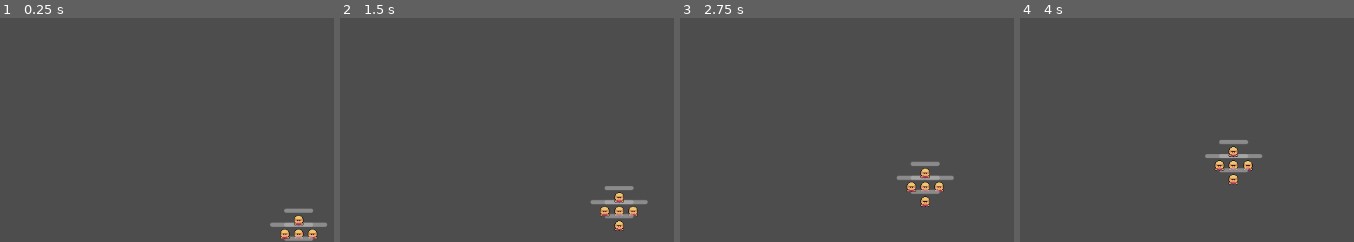
Above: before the commit, frames 1-4 (left to right).
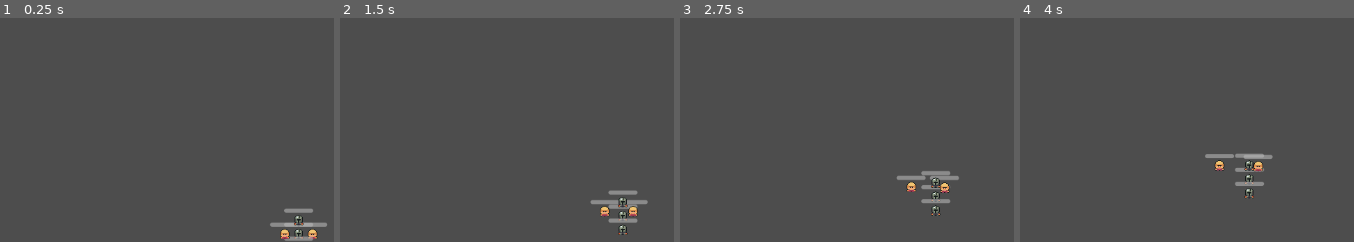
Above: after the commit, the same moments.

Repository: lm98/team-survival
Game: Godot game, scene res://scenes/game.tscn
Two runs of this game, one before a commit and one after it. Both use one fixed random seed, a clock stepped at 60 frames per second and the inputs below. The engine's default icon, where the game draws it, is replaced by a stand-in: a white triangle on a blue panel in a dark square.
Inputs (mouse positions are % of the whole screen's width and height, from its top left):
- Up to frame 1 (0.25 s): no input
- Up to frame 2 (1.5 s): tap Enter at 0.5 s; move the mouse to (69, 45) at 0.52 s; click (69, 45) at 0.6 s; move the mouse to (19, 55) at 1.27 s; click (19, 55) at 1.35 s
- Up to frame 3 (2.75 s): move the mouse to (55, 28) at 2.02 s; click (55, 28) at 2.1 s
- Up to frame 4 (4 s): move the mouse to (37, 70) at 2.77 s; click (37, 70) at 2.85 s; move the mouse to (79, 65) at 3.52 s; click (79, 65) at 3.6 s
The pictures show only the part of the screen within x 50-100%, y 50-100%; the shares and areas given below are measured in that part.

The runs differ from the first frame. In frame 1, 0.2% of the frame differs, in the area x 88-92%, y 87-99%; in frame 2, 1.1%; in frame 3, 1.3%, in the area x 69-84%, y 64-89%; in frame 4, 1.3%.

Commit message:
feat: add skeleton enemy and knight player

Diff:
--- a/scenes/enemy.tscn
+++ b/scenes/enemy.tscn
@@ -1,38 +1,28 @@
-[gd_scene load_steps=6 format=3 uid="uid://umg8v7j1bp4i"]
+[gd_scene load_steps=4 format=3 uid="uid://umg8v7j1bp4i"]
 
 [ext_resource type="Script" path="res://scripts/enemy.gd" id="1_yam6n"]
-[ext_resource type="Texture2D" uid="uid://dntcraeinvwhf" path="res://icon.svg" id="2_wwfjh"]
 [ext_resource type="PackedScene" uid="uid://bj6kr4ty7c8f3" path="res://scenes/health_component.tscn" id="3_cptos"]
 
-[sub_resource type="RectangleShape2D" id="RectangleShape2D_r74sd"]
-size = Vector2(120, 120)
-
-[sub_resource type="CircleShape2D" id="CircleShape2D_38v0m"]
+[sub_resource type="SpriteFrames" id="SpriteFrames_4n6vp"]
 
 [node name="Enemy" type="CharacterBody2D"]
 collision_layer = 5
 script = ExtResource("1_yam6n")
-speed = 50
 
-[node name="Icon" type="Sprite2D" parent="."]
-position = Vector2(-0.6, 0.4)
-scale = Vector2(0.1, 0.1)
-texture = ExtResource("2_wwfjh")
+[node name="AnimatedSprite2D" type="AnimatedSprite2D" parent="."]
+sprite_frames = SubResource("SpriteFrames_4n6vp")
 
 [node name="CollisionShape2D" type="CollisionShape2D" parent="."]
-position = Vector2(-0.6, 0.4)
 scale = Vector2(0.1, 0.1)
-shape = SubResource("RectangleShape2D_r74sd")
 
 [node name="HealthComponent" parent="." instance=ExtResource("3_cptos")]
 position = Vector2(0, -8)
 
-[node name="Hitbox" type="Area2D" parent="."]
+[node name="Hurtbox" type="Area2D" parent="."]
 collision_layer = 0
 collision_mask = 2
 
-[node name="CollisionShape2D" type="CollisionShape2D" parent="Hitbox"]
-shape = SubResource("CircleShape2D_38v0m")
+[node name="CollisionShape2D" type="CollisionShape2D" parent="Hurtbox"]
 
 [connection signal="health_depleted" from="HealthComponent" to="." method="_on_health_component_health_depleted"]
-[connection signal="body_entered" from="Hitbox" to="." method="_on_hitbox_body_entered"]
+[connection signal="body_entered" from="Hurtbox" to="." method="_on_hitbox_body_entered"]
--- a/scenes/game.tscn
+++ b/scenes/game.tscn
@@ -1,7 +1,7 @@
 [gd_scene load_steps=6 format=3 uid="uid://cg4hkp5e5mkx8"]
 
 [ext_resource type="PackedScene" uid="uid://dnm0gyvqhxihe" path="res://scenes/player_team.tscn" id="1_n5eul"]
-[ext_resource type="PackedScene" uid="uid://umg8v7j1bp4i" path="res://scenes/enemy.tscn" id="2_60l1a"]
+[ext_resource type="PackedScene" uid="uid://dox0nvi5tnwm7" path="res://scenes/skeleton.tscn" id="3_0e35p"]
 [ext_resource type="PackedScene" uid="uid://danomup8bjwpg" path="res://scenes/enemy_spawner.tscn" id="3_fpdir"]
 [ext_resource type="Script" path="res://scripts/spawn_info.gd" id="4_k13gr"]
 
@@ -9,7 +9,7 @@
 script = ExtResource("4_k13gr")
 time_start = 0
 time_end = 60
-enemy_res = ExtResource("2_60l1a")
+enemy_res = ExtResource("3_0e35p")
 enemy_number = 1
 spawn_delay = 1
 
--- /dev/null
+++ b/scenes/knight.tscn
@@ -0,0 +1,87 @@
+[gd_scene load_steps=12 format=3 uid="uid://guywc3twavcq"]
+
+[ext_resource type="Script" path="res://scripts/team_member.gd" id="1_1abfy"]
+[ext_resource type="PackedScene" uid="uid://bj6kr4ty7c8f3" path="res://scenes/health_component.tscn" id="2_imqb6"]
+[ext_resource type="Texture2D" uid="uid://dbrxy7k8eijxk" path="res://assets/sprites/Knight.png" id="2_sfwla"]
+
+[sub_resource type="AtlasTexture" id="AtlasTexture_5c7gr"]
+atlas = ExtResource("2_sfwla")
+region = Rect2(0, 0, 16, 16)
+
+[sub_resource type="AtlasTexture" id="AtlasTexture_w5lo0"]
+atlas = ExtResource("2_sfwla")
+region = Rect2(0, 0, 16, 16)
+
+[sub_resource type="AtlasTexture" id="AtlasTexture_cl5i0"]
+atlas = ExtResource("2_sfwla")
+region = Rect2(0, 16, 16, 16)
+
+[sub_resource type="AtlasTexture" id="AtlasTexture_r55h1"]
+atlas = ExtResource("2_sfwla")
+region = Rect2(0, 32, 16, 16)
+
+[sub_resource type="AtlasTexture" id="AtlasTexture_kl3bm"]
+atlas = ExtResource("2_sfwla")
+region = Rect2(0, 48, 16, 16)
+
+[sub_resource type="SpriteFrames" id="SpriteFrames_0a15o"]
+animations = [{
+"frames": [{
+"duration": 1.0,
+"texture": SubResource("AtlasTexture_5c7gr")
+}],
+"loop": true,
+"name": &"idle",
+"speed": 5.0
+}, {
+"frames": [{
+"duration": 1.0,
+"texture": SubResource("AtlasTexture_w5lo0")
+}, {
+"duration": 1.0,
+"texture": SubResource("AtlasTexture_cl5i0")
+}, {
+"duration": 1.0,
+"texture": SubResource("AtlasTexture_r55h1")
+}, {
+"duration": 1.0,
+"texture": SubResource("AtlasTexture_kl3bm")
+}],
+"loop": true,
+"name": &"move",
+"speed": 5.0
+}]
+
+[sub_resource type="RectangleShape2D" id="RectangleShape2D_5vl7d"]
+size = Vector2(12, 14)
+
+[sub_resource type="CircleShape2D" id="CircleShape2D_enxj6"]
+
+[node name="Knight" type="CharacterBody2D"]
+collision_layer = 3
+script = ExtResource("1_1abfy")
+speed = 40
+
+[node name="AnimatedSprite2D" type="AnimatedSprite2D" parent="."]
+sprite_frames = SubResource("SpriteFrames_0a15o")
+animation = &"idle"
+autoplay = "idle"
+frame_progress = 0.195528
+
+[node name="CollisionShape2D" type="CollisionShape2D" parent="."]
+position = Vector2(0, 1)
+shape = SubResource("RectangleShape2D_5vl7d")
+
+[node name="HealthComponent" parent="." instance=ExtResource("2_imqb6")]
+position = Vector2(0, -10)
+health = 50
+
+[node name="HurtBox" type="Area2D" parent="."]
+collision_layer = 0
+collision_mask = 4
+
+[node name="CollisionShape2D" type="CollisionShape2D" parent="HurtBox"]
+shape = SubResource("CircleShape2D_enxj6")
+
+[connection signal="health_depleted" from="HealthComponent" to="." method="_on_health_component_health_depleted"]
+[connection signal="body_entered" from="HurtBox" to="." method="_on_hurt_box_body_entered"]
--- /dev/null
+++ b/scenes/skeleton.tscn
@@ -0,0 +1,86 @@
+[gd_scene load_steps=12 format=3 uid="uid://dox0nvi5tnwm7"]
+
+[ext_resource type="Script" path="res://scripts/enemy.gd" id="1_cj0da"]
+[ext_resource type="Texture2D" uid="uid://coskhxncbsu3w" path="res://assets/sprites/Skeleton.png" id="2_5pmh0"]
+[ext_resource type="PackedScene" uid="uid://bj6kr4ty7c8f3" path="res://scenes/health_component.tscn" id="2_bhv1t"]
+
+[sub_resource type="AtlasTexture" id="AtlasTexture_fdoy0"]
+atlas = ExtResource("2_5pmh0")
+region = Rect2(0, 0, 16, 16)
+
+[sub_resource type="AtlasTexture" id="AtlasTexture_c3bme"]
+atlas = ExtResource("2_5pmh0")
+region = Rect2(0, 0, 16, 16)
+
+[sub_resource type="AtlasTexture" id="AtlasTexture_4hjs3"]
+atlas = ExtResource("2_5pmh0")
+region = Rect2(0, 16, 16, 16)
+
+[sub_resource type="AtlasTexture" id="AtlasTexture_y3l42"]
+atlas = ExtResource("2_5pmh0")
+region = Rect2(0, 32, 16, 16)
+
+[sub_resource type="AtlasTexture" id="AtlasTexture_p2lu7"]
+atlas = ExtResource("2_5pmh0")
+region = Rect2(0, 48, 16, 16)
+
+[sub_resource type="SpriteFrames" id="SpriteFrames_4n6vp"]
+animations = [{
+"frames": [{
+"duration": 1.0,
+"texture": SubResource("AtlasTexture_fdoy0")
+}],
+"loop": true,
+"name": &"idle",
+"speed": 5.0
+}, {
+"frames": [{
+"duration": 1.0,
+"texture": SubResource("AtlasTexture_c3bme")
+}, {
+"duration": 1.0,
+"texture": SubResource("AtlasTexture_4hjs3")
+}, {
+"duration": 1.0,
+"texture": SubResource("AtlasTexture_y3l42")
+}, {
+"duration": 1.0,
+"texture": SubResource("AtlasTexture_p2lu7")
+}],
+"loop": true,
+"name": &"move",
+"speed": 3.0
+}]
+
+[sub_resource type="RectangleShape2D" id="RectangleShape2D_bqweg"]
+size = Vector2(130, 130)
+
+[sub_resource type="CircleShape2D" id="CircleShape2D_rck57"]
+
+[node name="Skeleton" type="CharacterBody2D"]
+collision_layer = 5
+script = ExtResource("1_cj0da")
+
+[node name="AnimatedSprite2D" type="AnimatedSprite2D" parent="."]
+sprite_frames = SubResource("SpriteFrames_4n6vp")
+animation = &"idle"
+autoplay = "idle"
+frame_progress = 0.190818
+
+[node name="CollisionShape2D" type="CollisionShape2D" parent="."]
+position = Vector2(0.5, 1.5)
+scale = Vector2(0.1, 0.1)
+shape = SubResource("RectangleShape2D_bqweg")
+
+[node name="HealthComponent" parent="." instance=ExtResource("2_bhv1t")]
+position = Vector2(0, -8)
+
+[node name="Hurtbox" type="Area2D" parent="."]
+collision_layer = 0
+collision_mask = 2
+
+[node name="CollisionShape2D" type="CollisionShape2D" parent="Hurtbox"]
+shape = SubResource("CircleShape2D_rck57")
+
+[connection signal="health_depleted" from="HealthComponent" to="." method="_on_health_component_health_depleted"]
+[connection signal="body_entered" from="Hurtbox" to="." method="_on_hitbox_body_entered"]
--- a/scenes/team_member.tscn
+++ b/scenes/team_member.tscn
@@ -1,13 +1,16 @@
-[gd_scene load_steps=3 format=3 uid="uid://b6nfxj6hr8867"]
+[gd_scene load_steps=4 format=3 uid="uid://b6nfxj6hr8867"]
 
 [ext_resource type="Script" path="res://scripts/team_member.gd" id="1_c6x2y"]
 [ext_resource type="PackedScene" uid="uid://bj6kr4ty7c8f3" path="res://scenes/health_component.tscn" id="3_kj3eh"]
+
+[sub_resource type="SpriteFrames" id="SpriteFrames_ctp6b"]
 
 [node name="TeamMember" type="CharacterBody2D"]
 collision_layer = 3
 script = ExtResource("1_c6x2y")
 
 [node name="AnimatedSprite2D" type="AnimatedSprite2D" parent="."]
+sprite_frames = SubResource("SpriteFrames_ctp6b")
 
 [node name="CollisionShape2D" type="CollisionShape2D" parent="."]
 
--- a/scripts/enemy.gd
+++ b/scripts/enemy.gd
@@ -3,6 +3,7 @@
 @export var speed: int = 20
 @onready var player_team: PlayerTeam = get_node("/root/Game/PlayerTeam")
 @onready var health_component = $HealthComponent
+@onready var animated_sprite = $AnimatedSprite2D
 
 func _physics_process(_delta):
 	var targets = player_team.get_members()
@@ -16,6 +17,12 @@
 
 	var direction = global_position.direction_to(current_target)
 	velocity = direction * speed
+
+	if velocity.length() > 0.0:
+		animated_sprite.play("move")
+	else:
+		animated_sprite.play("idle")
+
 	move_and_slide()
 
 func _on_health_component_health_depleted():
--- a/scripts/player_team.gd
+++ b/scripts/player_team.gd
@@ -28,9 +28,14 @@
 	add_member(member)
 
 func create_test_team():
-	const TEST_PLAYER = preload("res://scenes/fighter_red.tscn")
+	const member_prefabs = [
+		preload("res://scenes/fighter_red.tscn"),
+		preload("res://scenes/knight.tscn"),
+	]
+
 	for sp in spawn_points:
-		spawn_new_member(TEST_PLAYER, sp.global_position)
+		var member = member_prefabs.pick_random()
+		spawn_new_member(member, sp.global_position)
 
 func _ready():
 	create_test_team()
--- a/scripts/team_member.gd
+++ b/scripts/team_member.gd
@@ -1,6 +1,6 @@
 class_name TeamMember extends CharacterBody2D
 
-signal member_died(member)
+signal member_died(member: TeamMember)
 @export var speed: int = 50
 @onready var click_position: Vector2 = global_position
 @onready var target_position: Vector2 = global_position
Binary file added: assets/sprites/Knight.png
Not shown, added: assets/sprites/Knight.png.import
Binary file added: assets/sprites/Skeleton.png
Not shown, added: assets/sprites/Skeleton.png.import
